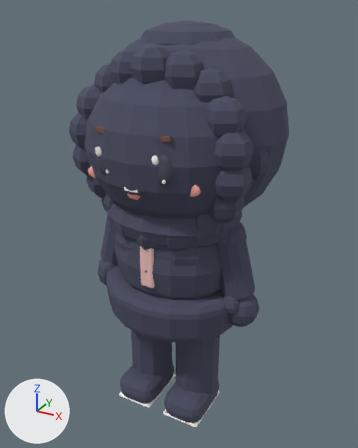
A saved change to the glTF model out/avatars/av_nisa.glb.
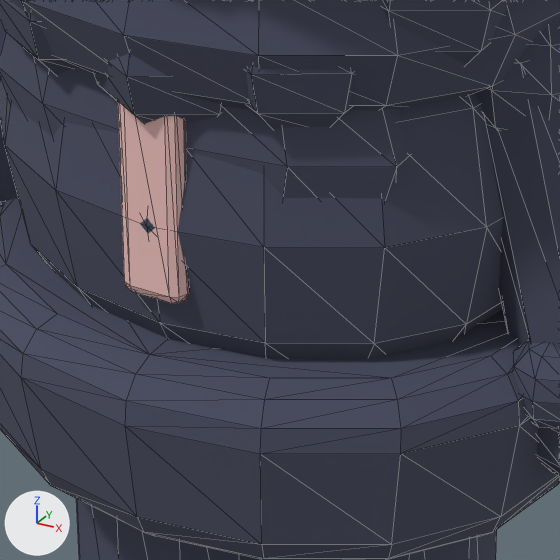
Old and new are each drawn whole from a 50 mm lens placed at (0.767, -1.352, 1.4), pointed at (-0.008, 0.056, 0.695) and again close up on the part from 32% to 65% of the width and 50% to 76% of the height. Every picture has the same lights, and +X, +Y and +Z are marked at lower left. The first two pictures are the older version. The close-ups show mesh edges as thin lines. Where no turn or scale is listed for an object, it has been applied to the vertices.

The first close-up shows 'SM_av_nisa_acc_drape_outline', 'SM_av_nisa_arm_l_outline', 'SM_av_nisa_arm_r_outline', 'SM_av_nisa_hair_outline', 'SM_av_nisa_leg_l_outline', 'SM_av_nisa_leg_r_outline', 'SM_av_nisa_torso', 'SM_av_nisa_torso_outline'.
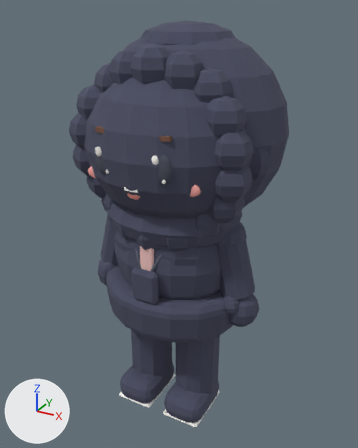
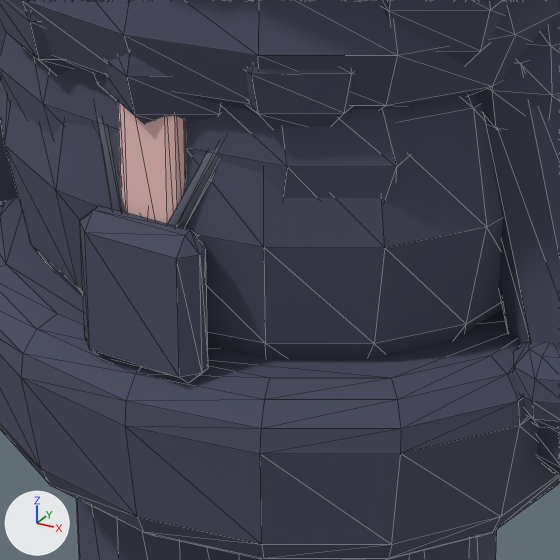
Patch to the scene script:
```diff
--- a/out/avatars/av_nisa.glb.py
+++ b/out/avatars/av_nisa.glb.py
@@ me_sm_av_nisa_acc_badge_outline @@
+me_sm_av_nisa_acc_badge_outline.from_pydata(...)  # 24 vertices, 44 faces; spans x -0.0479..0.0479, y -0.2004..-0.1696, z 0.5121..0.6279
+me_sm_av_nisa_acc_badge_outline.materials.append(mat_mat_outline)  # greyish blue #4b4e63
@@ me_sm_av_nisa_acc_badge @@
+me_sm_av_nisa_acc_badge.from_pydata(...)  # 52 vertices, 88 faces; spans x -0.096..0.096, y -0.196..-0.115, z 0.52..0.793
+# faces by material slot: [44, 44]
+me_sm_av_nisa_acc_badge.materials.append(mat_mat_charcoal)  # greyish blue #6b7180
+me_sm_av_nisa_acc_badge.materials.append(mat_mat_white)  # white #fbf8f3
@@ ob_sm_av_nisa_acc_badge_outline @@
+ob_sm_av_nisa_acc_badge_outline = bpy.data.objects.new('SM_av_nisa_acc_badge_outline', me_sm_av_nisa_acc_badge_outline)
+ob_sm_av_nisa_acc_badge_outline.location = (0.0, 0.0, 0.0)
@@ ob_sm_av_nisa_acc_badge @@
+ob_sm_av_nisa_acc_badge = bpy.data.objects.new('SM_av_nisa_acc_badge', me_sm_av_nisa_acc_badge)
+ob_sm_av_nisa_acc_badge.location = (0.0, 0.0, 0.0)
```

Boxes [x1, y1, x2, y2] around the edits, measured in the close-ups (560 x 560 px):
'SM_av_nisa_acc_badge_outline', added
    after: [80, 205, 208, 382]
'SM_av_nisa_acc_badge', added
    after: [96, 113, 221, 228]
